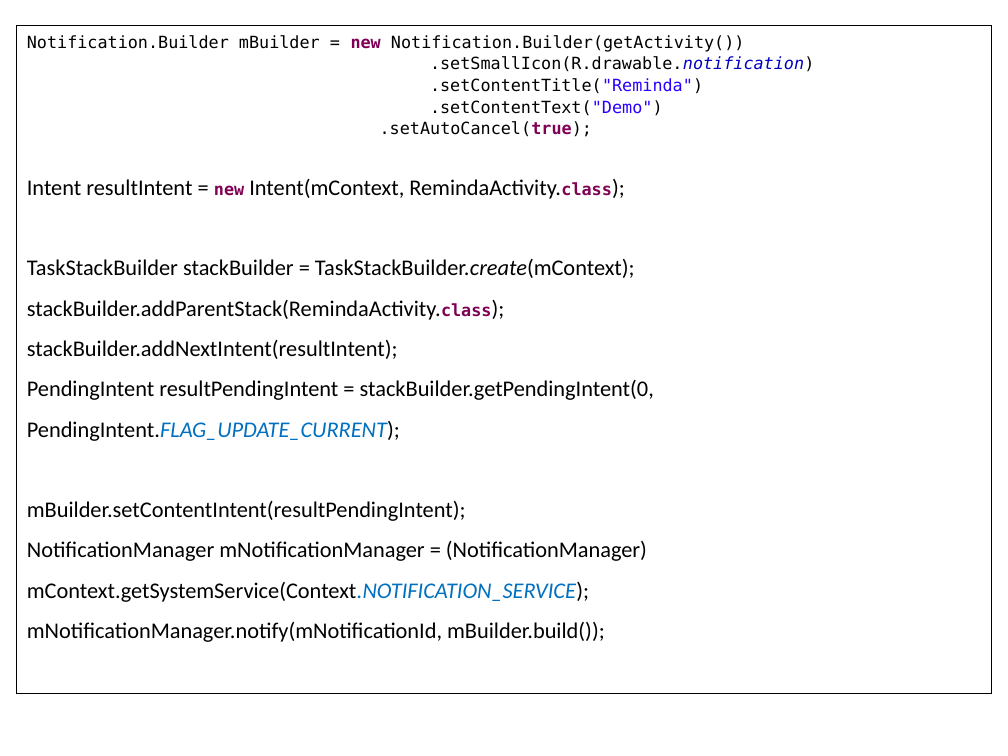
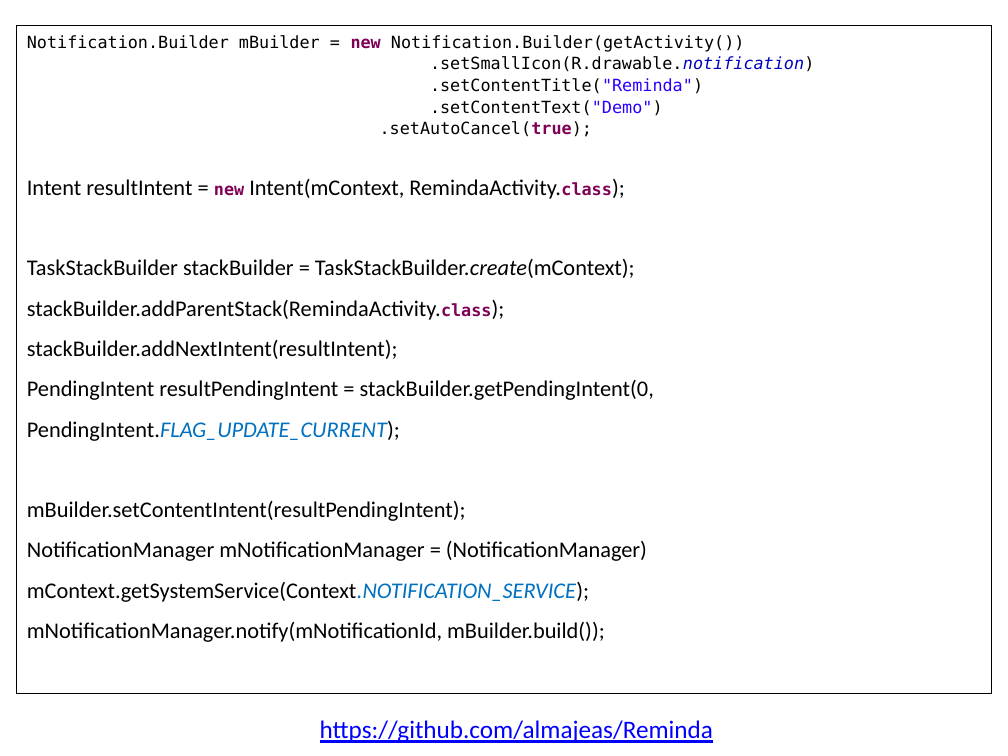
Before and after one commit to almajeas/Reminda, a slide deck: slide 3 of Documents/Presentation.pptx. Drawn at 1008x756 pixels with LibreOffice and Linux fonts; fonts in the diff are those of the drawing. Boxes give left, top, right and bottom in pixels: in the first picture for what was removed or moved away, otherwise in the second. Text is boxed around its words. In the diff, an @@ line names an element or a change of style, - is before the commit and + after.

```diff
--- a/Documents/Presentation.pptx
+++ b/Documents/Presentation.pptx
@@ text added at (320, 720, 713, 743), 18 pt, text #0000FF, underline @@
+https://github.com/almajeas/Reminda
```
Also in this commit, not shown: 2 other slides changed.
